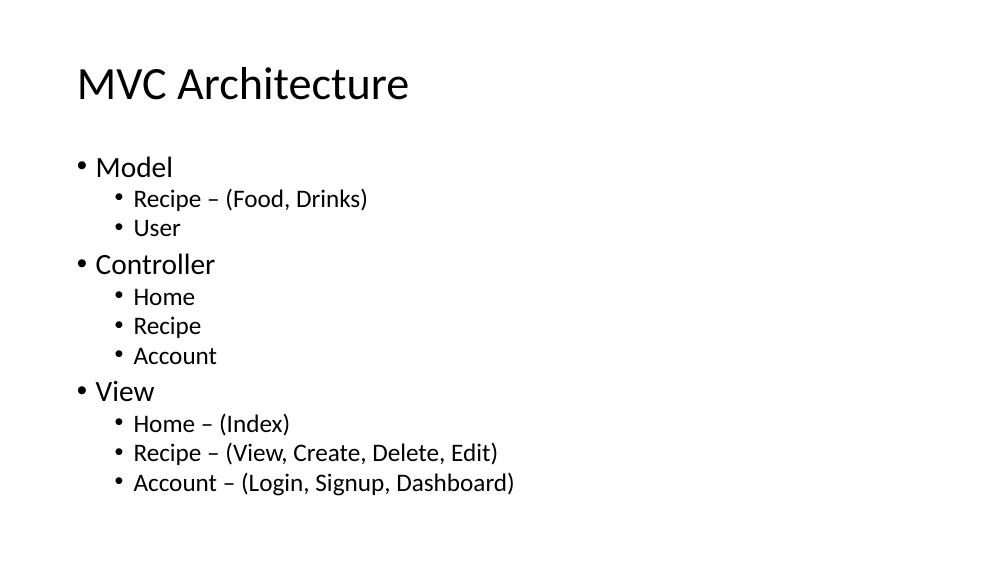
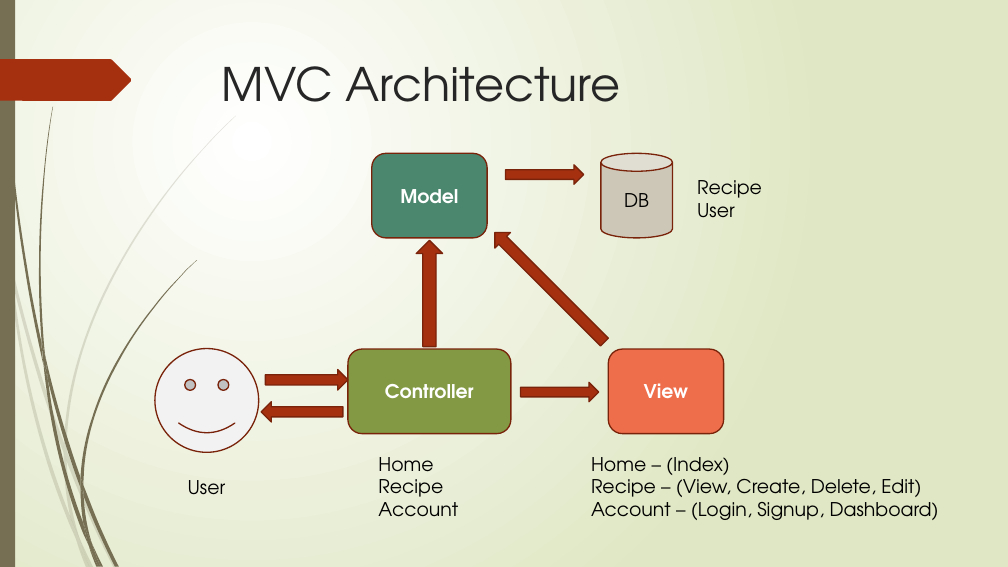
Before and after one commit to bheuju/Cooking-App, a slide deck: slide 3 of Materials/presentation.pptx. Drawn at 1008x567 pixels with LibreOffice and Linux fonts; fonts in the diff are those of the drawing. Boxes give left, top, right and bottom in pixels: in the first picture for what was removed or moved away, otherwise in the second. Text is boxed around its words. In the diff, an @@ line names an element or a change of style, - is before the commit and + after.

```diff
--- a/Materials/presentation.pptx
+++ b/Materials/presentation.pptx
@@ background #FFFFFF to gradient #FFFFFF to #DFE8C4 @@
@@ rectangle added at (0,0,15,567), fill #766F54 @@
@@ freeform shape added at (0,59,132,101), fill #A53010 @@
@@ title "MVC Architecture": place and size @@
-title "MVC Architecture" at (77,67,409,100)
+title "MVC Architecture" at (222,66,621,102)
@@ title "MVC Architecture" at (222,66,621,102): font Calibri to TeX Gyre Adventor, text colour #000000 to #262626; line spacing 0.9 to 1; vertical alignment middle to top @@
@@ text removed at (96,156,515,496) @@
-• Model
-  • Recipe – (Food, Drinks)
-  • User
-• Controller
-  • Home
-  • Recipe
-  • Account
-• View
-  • Home – (Index)
-  • Recipe – (View, Create, Delete, Edit)
-  • Account – (Login, Signup, Dashboard)
@@ group added at (155,154,939,520): 6 right arrows, 4 texts, 3 rounded rectangles, 1 cylinder, 1 smiley face @@
+Model
+View
+Controller
+DB
+Home – (Index)
+Recipe – (View, Create, Delete, Edit)
+Account – (Login, Signup, Dashboard)
+Recipe
+User
+Home
+Recipe
+Account
+User
@@ group added at (0,116,236,567): 10 freeform shapes @@
@@ group added at (2,0,197,567): 12 freeform shapes @@
```
Also in this commit, not shown: 3 other slides changed, 2 slides added, 3 slides removed, 13 other files.
